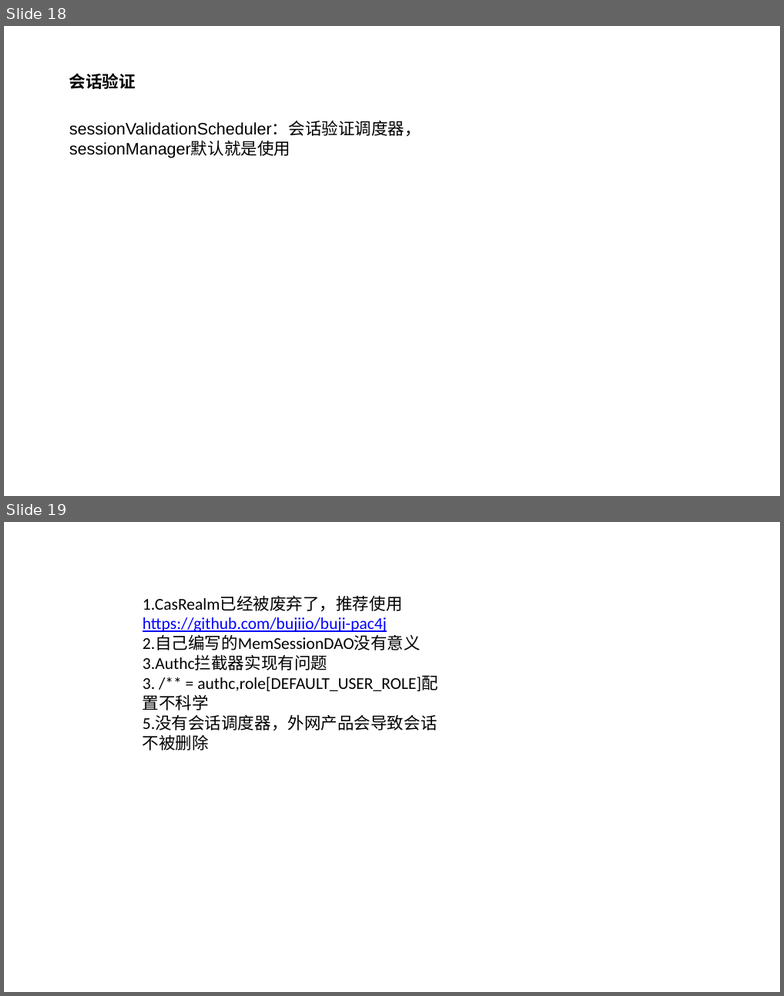
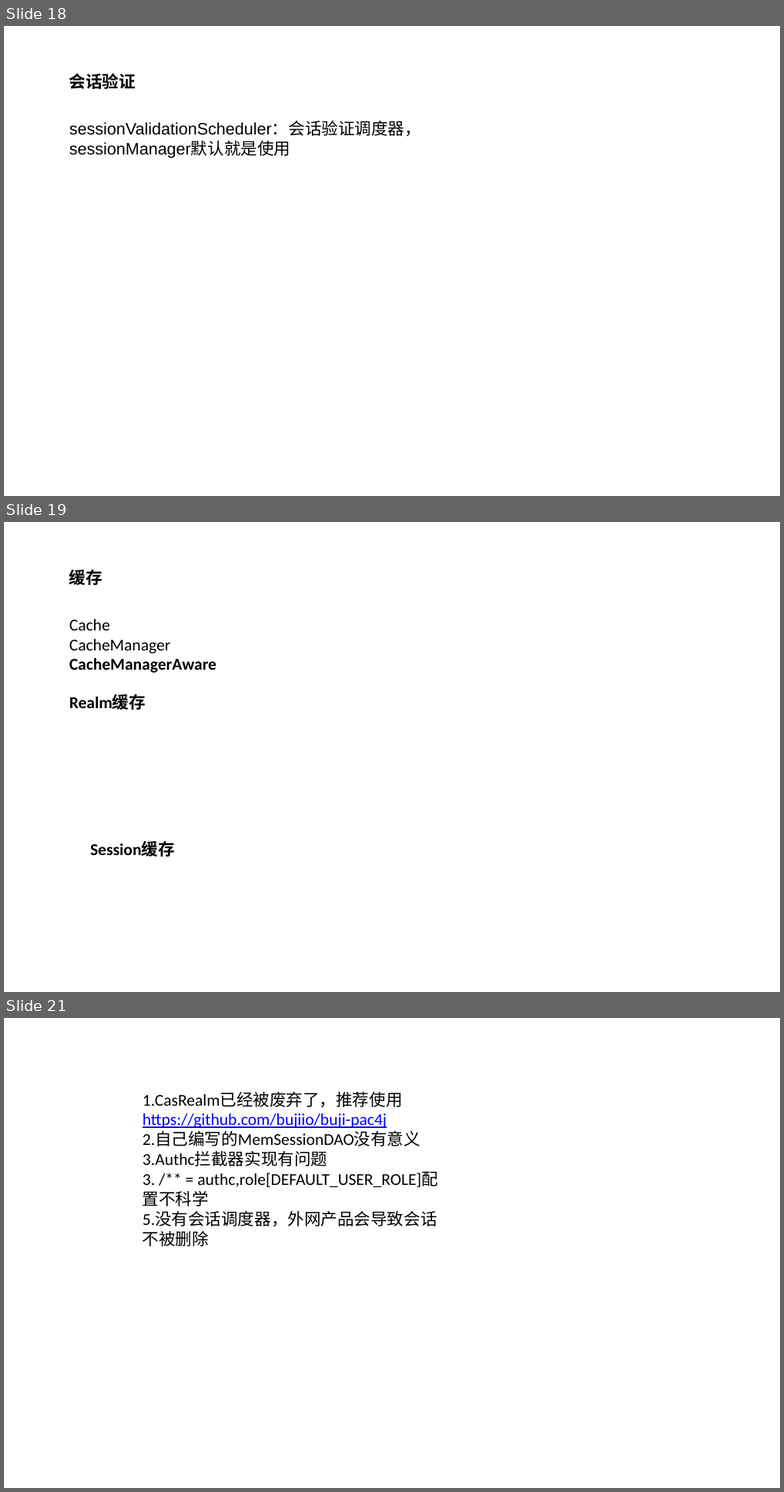
Before and after one commit to yanghaikun/shiro-in-action, a slide deck: shiro原理解析.pptx. Shown one above the other, each under a label of ours: slides 18 and 19 before the commit, slides 18, 19 and 21 after it; the slides between them are not shown. The pictures are 784x996 and 784x1492 pixels, drawn with LibreOffice and Linux fonts; fonts in the diff are those of the drawing; background and template pictures are left out. Boxes give left, top, right and bottom in pixels: in the first picture for what was removed or moved away, otherwise in the second. Text is boxed around its words. In the diff, an @@ line names an element or a change of style, - is before the commit and + after.

```diff
--- a/shiro原理解析.pptx
+++ b/shiro原理解析.pptx
@@ slide 19 added at (x1=4, y1=522, x2=780, y2=992), background picture (left out) @@
@@ text added at (x1=69, y1=570, x2=103, y2=585), 18 pt, text #000000, bold @@
+缓存
@@ text added at (x1=69, y1=619, x2=217, y2=673), 18 pt, text #000000 @@
+Cache
+CacheManager
+CacheManagerAware
@@ text added at (x1=69, y1=694, x2=146, y2=710), 18 pt, text #000000, bold @@
+Realm缓存
@@ text added at (x1=90, y1=842, x2=175, y2=857), 18 pt, text #000000, bold @@
+Session缓存
@@ what was slide 19 is now slide 21 @@
```
Also in this commit, not shown: 1 other slide added.
